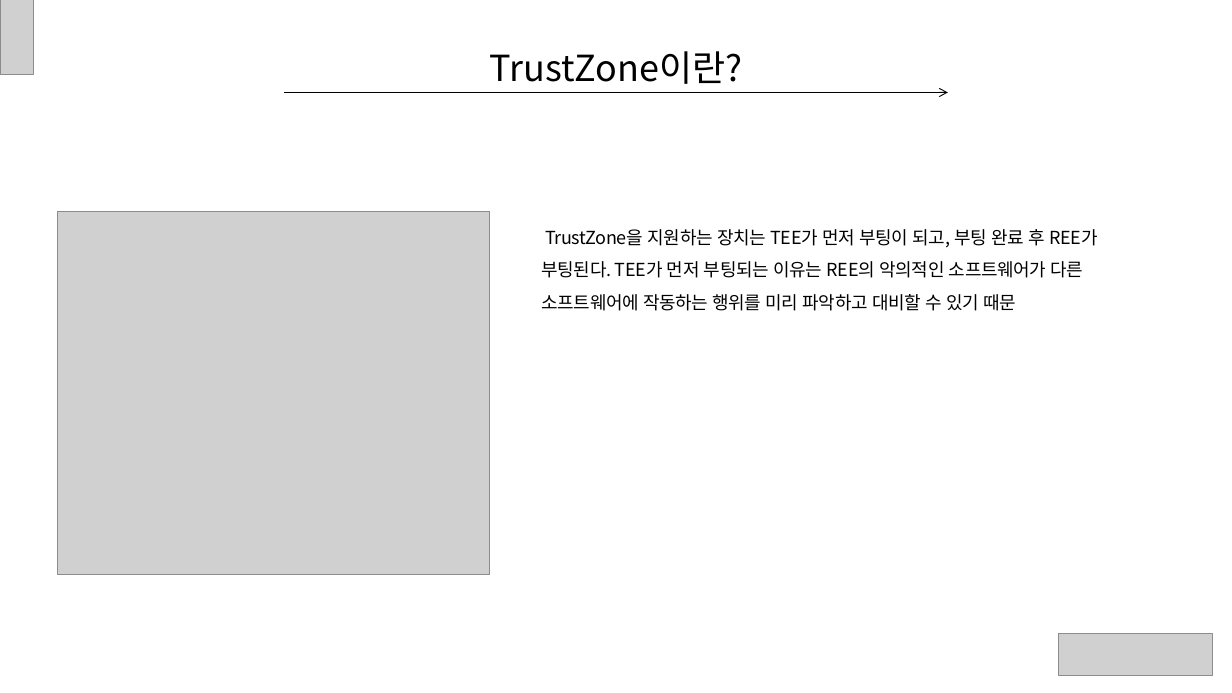
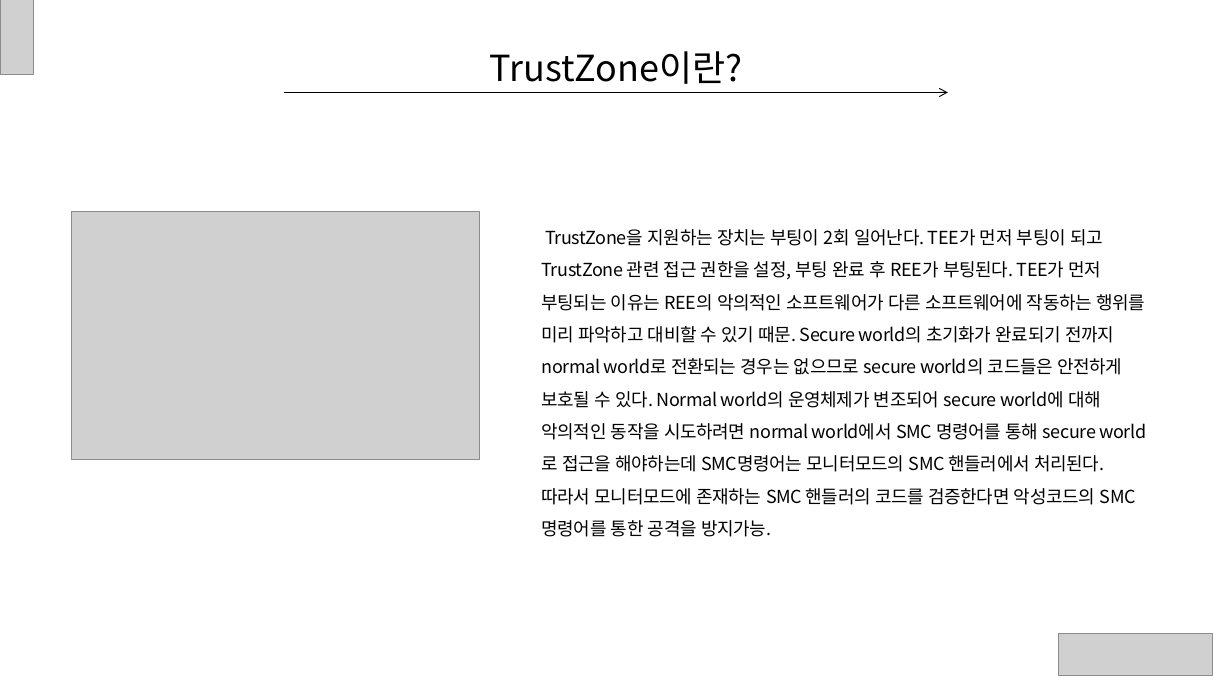
Before and after one commit to ryusangwon/Arm-Trustzone, a slide deck: slide 12 of Trustzone.pptx (slide 5 before the commit). Drawn at 1232x693 pixels with LibreOffice and Linux fonts; fonts in the diff are those of the drawing; grey boxes stand for pictures. Boxes give left, top, right and bottom in pixels: in the first picture for what was removed or moved away, otherwise in the second. Text is boxed around its words. In the diff, an @@ line names an element or a change of style, - is before the commit and + after.

```diff
--- a/Trustzone.pptx
+++ b/Trustzone.pptx
@@ picture: place and size @@
-picture at [57, 211, 490, 575]
+picture at [71, 211, 480, 458]
@@ text at [541, 229, 1145, 505]: text changed @@
-TrustZone을 지원하는 장치는 TEE가 먼저 부팅이 되고, 부팅 완료 후 REE가 부팅된다. TEE가 먼저 부팅되는 이유는 REE의 악의적인 소프트웨어가 다른 소프트웨어에 작동하는 행위를 미리 파악하고 대비할 수 있기 때문
+TrustZone을 지원하는 장치는 부팅이 2회 일어난다. TEE가 먼저 부팅이 되고 TrustZone 관련 접근 권한을 설정, 부팅 완료 후 REE가 부팅된다. TEE가 먼저 부팅되는 이유는 REE의 악의적인 소프트웨어가 다른 소프트웨어에 작동하는 행위를 미리 파악하고 대비할 수 있기 때문. Secure world의 초기화가 완료되기 전까지 normal world로 전환되는 경우는 없으므로 secure world의 코드들은 안전하게 보호될 수 있다. Normal world의 운영체제가 변조되어 secure world에 대해 악의적인 동작을 시도하려면 normal world에서 SMC 명령어를 통해 secure world로 접근을 해야하는데 SMC명령어는 모니터모드의 SMC 핸들러에서 처리된다. 따라서 모니터모드에 존재하는 SMC 핸들러의 코드를 검증한다면 악성코드의 SMC명령어를 통한 공격을 방지가능.
```
Also in this commit, not shown: 7 other slides changed, 6 slides added.
